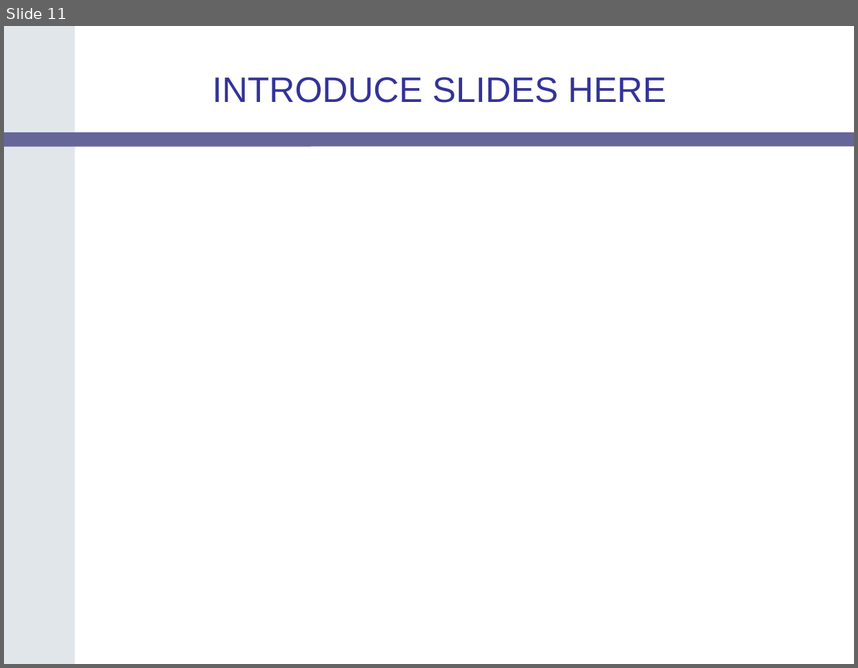
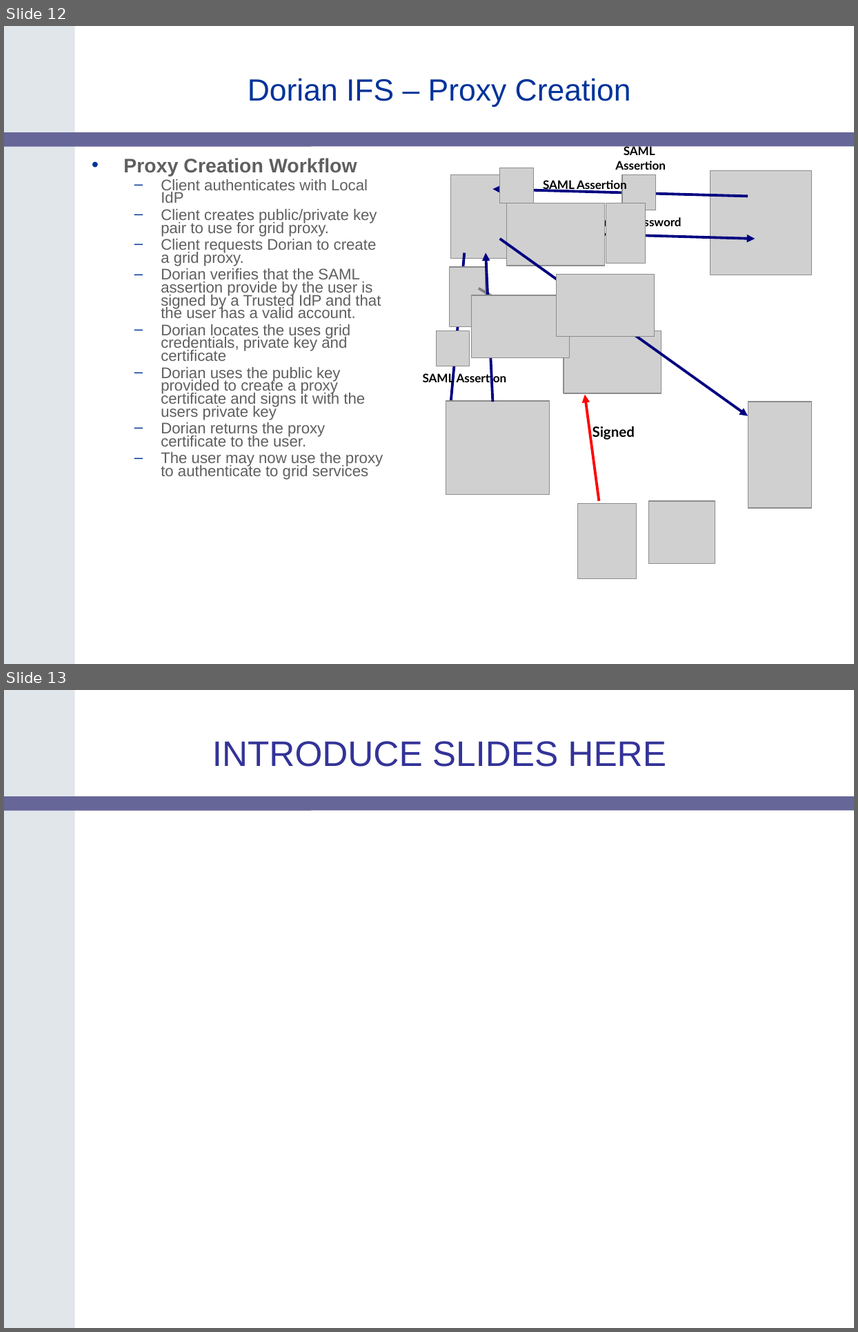
Before and after one commit to NCIP/cagrid-docs, a slide deck: presentations/200604_AnnualMeeting/caGrid-1.0-Demo.ppt. Shown one above the other, each under a label of ours: slide 11 before the commit, slides 12 and 13 after it. The pictures are 858x668 and 858x1332 pixels, drawn with LibreOffice and Linux fonts; fonts in the diff are those of the drawing; grey boxes stand for pictures; background and template pictures are left out. Boxes give left, top, right and bottom in pixels: in the first picture for what was removed or moved away, otherwise in the second. Text is boxed around its words. In the diff, an @@ line names an element or a change of style, - is before the commit and + after.

```diff
--- a/presentations/200604_AnnualMeeting/caGrid-1.0-Demo.ppt
+++ b/presentations/200604_AnnualMeeting/caGrid-1.0-Demo.ppt
@@ slide 12 added at [4, 26, 854, 664], background #FFFFFF; not listed: 2 template elements that a slide beside it also shows @@
@@ title added at [248, 78, 631, 107], 26 pt, text #003399 @@
+Dorian IFS – Proxy Creation
@@ text added at [615, 145, 666, 170], 10 pt, text #000000, bold @@
+SAML
+Assertion
@@ text added at [123, 158, 383, 479], 12.9 pt, text #5F5F5F @@
+• Proxy Creation Workflow
+  – Client authenticates with Local IdP
+  – Client creates public/private key pair to use for grid proxy.
+  – Client requests Dorian to create a grid proxy.
+  – Dorian verifies that the SAML assertion provide by the user is signed by a Trusted IdP and that the user has a valid account.
+  – Dorian locates the uses grid credentials, private key and certificate
+  – Dorian uses the public key provided to create a proxy certificate and signs it with the users private key
+  – Dorian returns the proxy certificate to the user.
+  – The user may now use the proxy to authenticate to grid services
@@ picture added at [499, 168, 533, 203] @@
@@ picture added at [711, 170, 811, 275] @@
@@ picture added at [450, 175, 506, 258] @@
@@ arrow added from (748, 196) to (493, 190), #000080 2.24 pt @@
@@ text added at [543, 179, 627, 192], 10 pt, text #000000, bold @@
+SAML Assertion
@@ picture added at [622, 175, 655, 210] @@
@@ picture added at [507, 203, 544, 262] @@
@@ picture added at [507, 203, 605, 265] @@
@@ picture added at [550, 203, 589, 262] @@
@@ picture added at [606, 203, 645, 262] @@
@@ arrow added from (507, 232) to (755, 239), #000080 2.24 pt @@
@@ text added at [566, 216, 682, 229], 10 pt, text #000000, bold @@
+Username / Password
@@ arrow added from (465, 253) to (450, 408), #000080 2.24 pt @@
@@ arrow added from (493, 402) to (486, 253), #000080 2.24 pt @@
@@ arrow added from (499, 239) to (748, 415), #000080 2.24 pt @@
@@ picture added at [450, 267, 486, 326] @@
@@ arrow added from (478, 288) to (564, 338), #808080 2.24 pt @@
@@ picture added at [557, 274, 654, 336] @@
@@ picture added at [472, 296, 569, 357] @@
@@ picture added at [436, 330, 469, 366] @@
@@ picture added at [564, 330, 661, 392] @@
@@ text added at [423, 372, 507, 385], 10 pt, text #000000, bold @@
+SAML Assertion
@@ arrow added from (599, 500) to (584, 394), #FF0000 2.24 pt @@
@@ picture added at [446, 401, 550, 495] @@
@@ picture added at [749, 402, 811, 508] @@
@@ text added at [593, 426, 635, 439], 12 pt, text #000000, bold @@
+Signed
@@ picture added at [648, 500, 715, 562] @@
@@ picture added at [578, 503, 637, 579] @@
@@ what was slide 11 is now slide 13 @@
```
Also in this commit, not shown: 1 other slide added, 1 slide removed.
